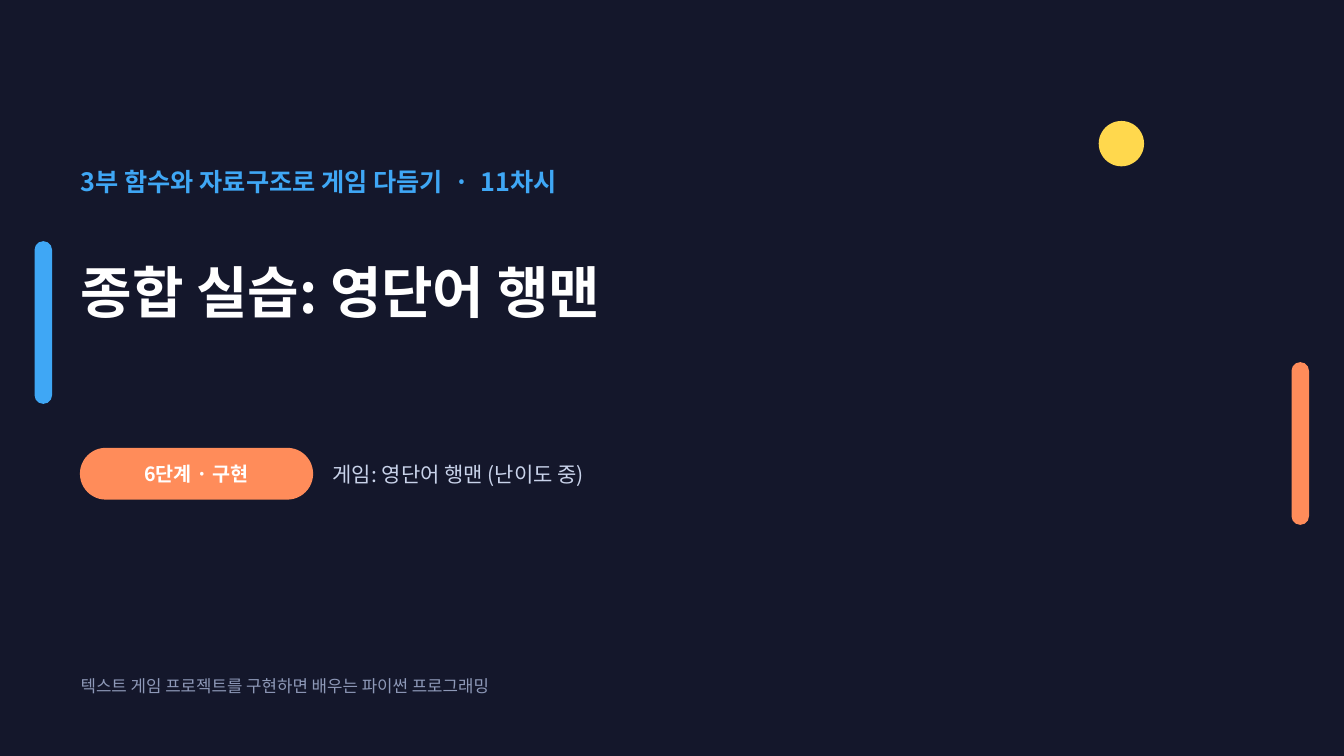
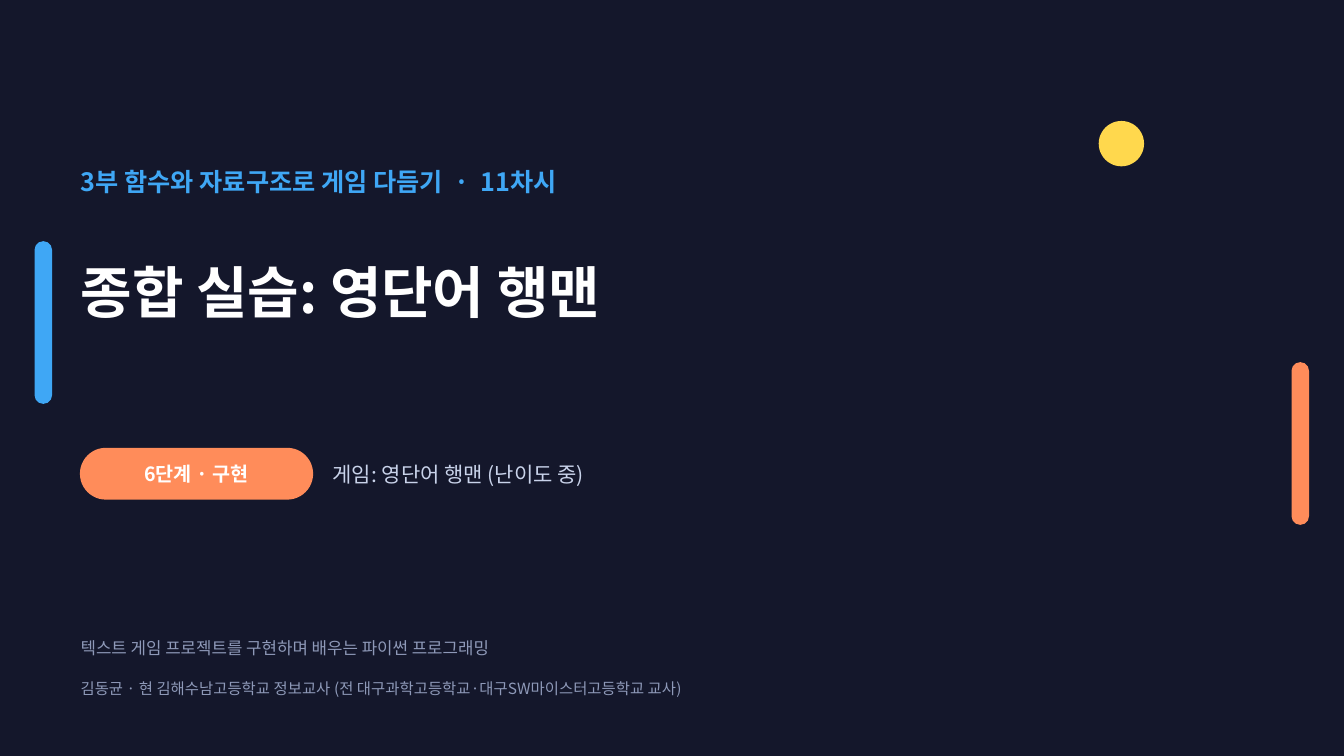
Before and after one commit to nabilera1/python_lecture_game_pingpong, a slide deck: slide 1 of slides/11-hangman.pptx. Drawn at 1344x756 pixels with LibreOffice and Linux fonts; fonts in the diff are those of the drawing. Boxes give left, top, right and bottom in pixels: in the first picture for what was removed or moved away, otherwise in the second. Text is boxed around its words. In the diff, an @@ line names an element or a change of style, - is before the commit and + after.

```diff
--- a/slides/11-hangman.pptx
+++ b/slides/11-hangman.pptx
@@ text at (81,640,489,656): text changed @@
-텍스트 게임 프로젝트를 구현하면 배우는 파이썬 프로그래밍
+텍스트 게임 프로젝트를 구현하며 배우는 파이썬 프로그래밍
@@ text added at (81,681,682,697), 11 pt, text #8E99B8 @@
+김동균 · 현 김해수남고등학교 정보교사 (전 대구과학고등학교·대구SW마이스터고등학교 교사)
```
Also in this commit, not shown: 8 other slides changed, 3 slides added, 54 other files.
